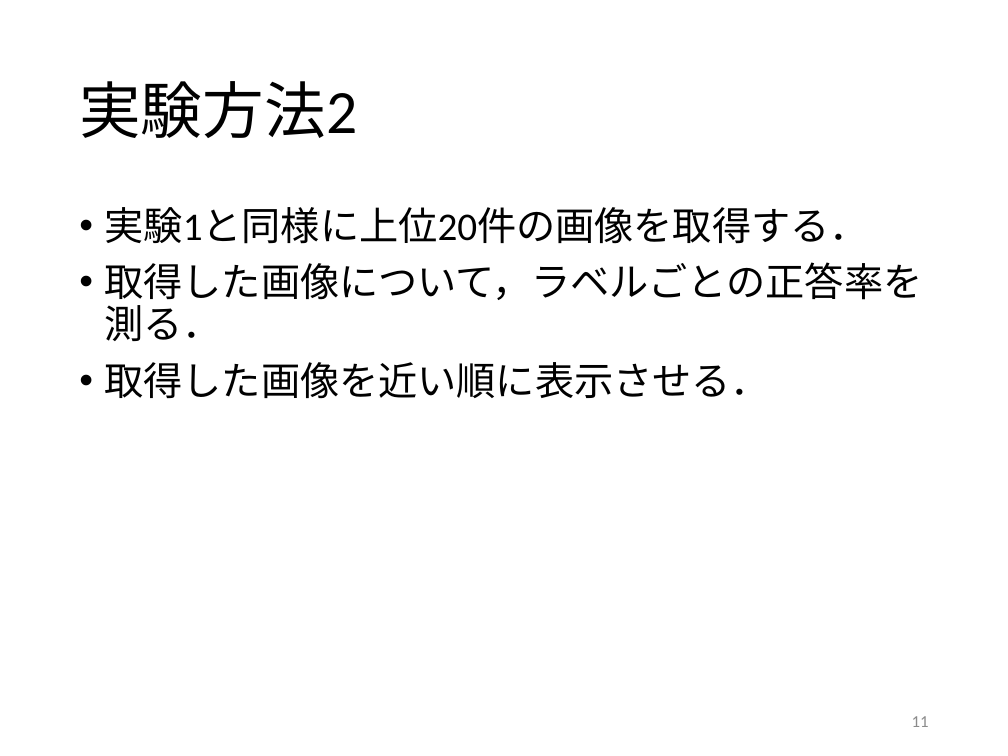
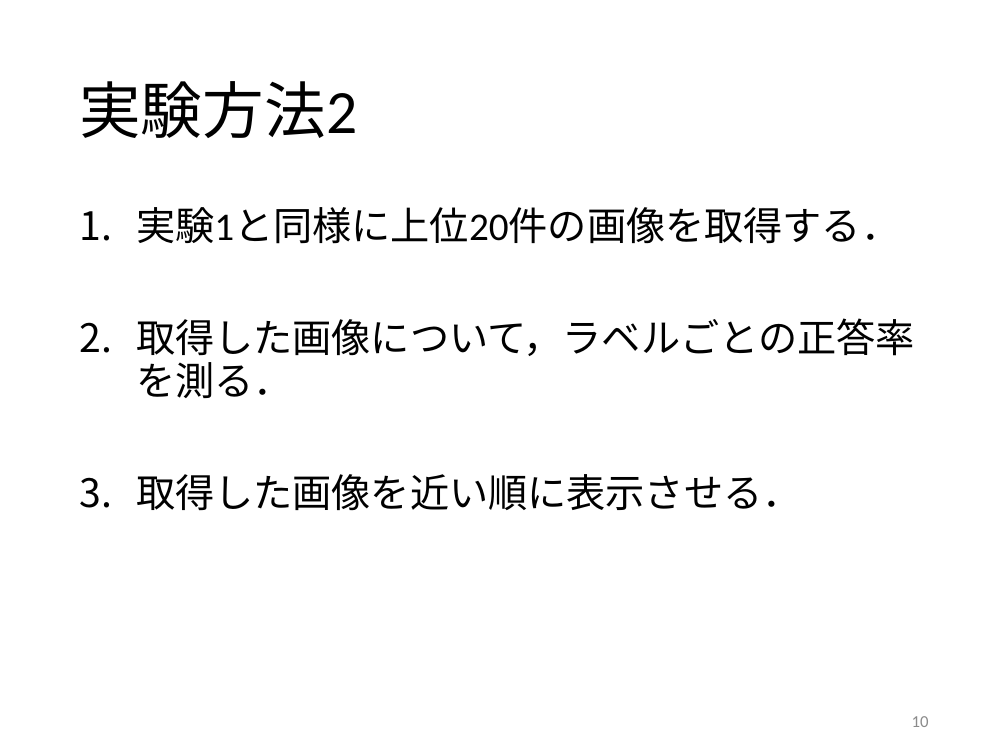
Before and after one commit to kait-takanolab/1821005-yoshioka-thesis, a slide deck: slide 10 of 卒研発表/卒論発表.pptx (slide 11 before the commit). Drawn at 1008x756 pixels with LibreOffice and Linux fonts; fonts in the diff are those of the drawing. Boxes give left, top, right and bottom in pixels: in the first picture for what was removed or moved away, otherwise in the second. Text is boxed around its words. In the diff, an @@ line names an element or a change of style, - is before the commit and + after.

```diff
--- a/卒研発表/卒論発表.pptx
+++ b/卒研発表/卒論発表.pptx
@@ text "実験1と同様に上位20件の画像を取得する．" at (x1=136, y1=207, x2=915, y2=511): bullet • to 1. @@
@@ page number at (x1=912, y1=716, x2=929, y2=727): text changed @@
-11
+10
```
Also in this commit, not shown: 1 other slide changed, 1 slide added.
